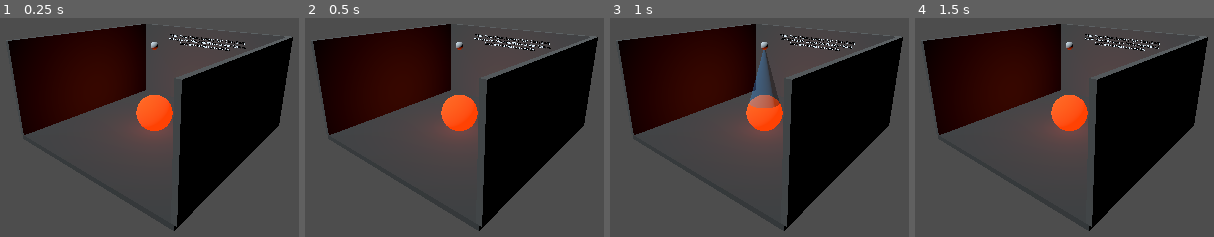
Above: before the commit, frames 1-4 (left to right).
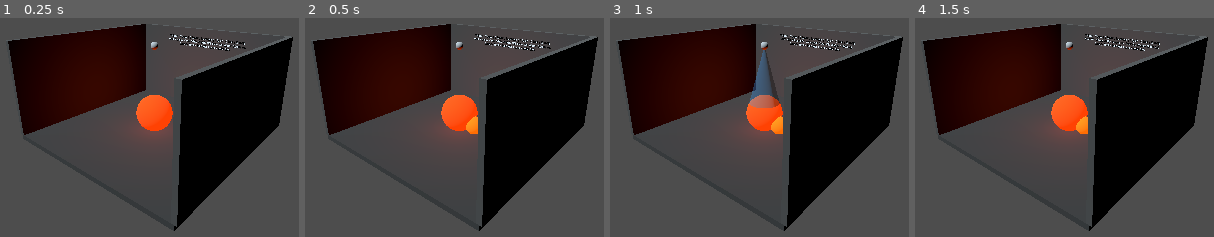
Above: after the commit, the same moments.

Repository: kblood/GameSystems
Game: Godot game, scene res://demos/sprinkler_fire/fire_station_demo.tscn
Two runs of this game, one before a commit and one after it. Both use one fixed random seed, a clock stepped at 60 frames per second and the inputs below. The project has no main scene, so this scene is started directly.
Inputs:
- Up to frame 1 (0.25 s): no input
- Up to frame 2 (0.5 s): no input
- Up to frame 3 (1 s): tap Enter at 0.5 s; tap F at 0.6 s
- Up to frame 4 (1.5 s): tap Space at 1.25 s; tap V at 1.35 s

Frame 1 is identical in both runs. In frame 2, 0.3% of the frame differs, in the area x 53-58%, y 44-53%; in frame 3, 0.3%; in frame 4, 0.3%.

Commit message:
Compose spatial spread into fire station demo

Diff:
--- a/godot/demos/sprinkler_fire/fire_station_demo.gd
+++ b/godot/demos/sprinkler_fire/fire_station_demo.gd
@@ -2,6 +2,7 @@
 ## Small runnable composition of the native thermal, supply, battery, pump and sprinkler kernels.
 
 const Thermal = preload("res://addons/gs_thermal/gs_thermal_system.gd")
+const FireSpread = preload("res://addons/gs_fire_spread/gs_spatial_fire_spread_system.gd")
 const SupplyTank = preload("res://addons/gs_resource_adapters/gs_supply_tank.gd")
 const Sprinklers = preload("res://addons/gs_sprinklers/gs_sprinkler_system.gd")
 const Electricity = preload("res://addons/gs_electricity/gs_electricity_system.gd")
@@ -9,6 +10,7 @@
 
 const ROOM_ID := &"demo-room"
 const FIRE_ID := &"burning-pallet"
+const SPREAD_FIRE_ID := &"nearby-crate"
 const HEAD_ID := &"ceiling-head"
 const SUPPLY_ID := &"water-tank"
 const BATTERY_ID := &"pump-battery"
@@ -18,6 +20,7 @@
 const WATER_CAPACITY_ML := 20000.0
 
 var thermal: RefCounted
+var fire_spread: RefCounted
 var tank: RefCounted
 var battery: RefCounted
 var pump: RefCounted
@@ -32,6 +35,7 @@
 var _spray_visual: MeshInstance3D
 var _fire_visual: MeshInstance3D
 var _fire_light: OmniLight3D
+var _spread_fire_visual: MeshInstance3D
 
 
 func _ready() -> void:
@@ -42,6 +46,12 @@
 	thermal.add_object(FIRE_ID, {"room_id": ROOM_ID, "position": Vector3.ZERO,
 		"temperature_c": 450.0, "ignition_c": 250.0, "heat_capacity_kj_c": 8.0,
 		"flammability": 0.9, "fuel": 300.0, "burn_rate": 2.0, "heat_kj_per_fuel": 18.0})
+	thermal.add_object(SPREAD_FIRE_ID, {"room_id": ROOM_ID, "position": Vector3(0.8, 0.0, 0.0),
+		"temperature_c": 20.0, "ignition_c": 240.0, "heat_capacity_kj_c": 0.001,
+		"flammability": 1.0, "fuel": 80.0, "burn_rate": 1.0, "heat_kj_per_fuel": 16.0})
+	fire_spread = FireSpread.new(thermal)
+	fire_spread.register_object(FIRE_ID)
+	fire_spread.register_object(SPREAD_FIRE_ID)
 	tank = SupplyTank.new(WATER_CAPACITY_ML, {"water": WATER_CAPACITY_ML})
 	electricity = Electricity.new()
 	electricity.add(BATTERY_ID, {"kind": &"battery", "a": &"battery+", "b": &"ground",
@@ -63,7 +73,7 @@
 	sprinklers.register_supply(SUPPLY_ID, tank)
 	sprinklers.set_power_provider(pump)
 	sprinklers.add_head(HEAD_ID, {"room_id": ROOM_ID, "supply_id": SUPPLY_ID,
-		"target_ids": [FIRE_ID], "position": Vector3(0.0, 3.0, 0.0), "flow_ml_s": 240.0,
+		"target_ids": [FIRE_ID, SPREAD_FIRE_ID], "position": Vector3(0.0, 3.0, 0.0), "flow_ml_s": 240.0,
 		"trigger_temperature_c": 70.0, "response_seconds": 1.5, "range_m": 4.0})
 	_update_status()
 
@@ -93,8 +103,32 @@
 	var shared_budget := minf(Thermal.MAX_FRAME_DELTA - thermal_pending,
 		Sprinklers.MAX_FRAME_DELTA - sprinkler_pending)
 	if delta > shared_budget: return {"ok": false, "reason": &"frame_budget"}
-	var fire_result: Dictionary = thermal.step(delta)
-	var sprinkler_result: Dictionary = sprinklers.step(delta)
+	var fire_result := {"ok": true, "steps": 0, "pending_seconds": thermal_pending, "events": []}
+	var sprinkler_result := {"ok": true, "steps": 0, "pending_seconds": sprinkler_pending, "events": []}
+	var spread_steps := 0
+	var remaining := delta
+	var thermal_debt := thermal_pending
+	var sprinkler_debt := sprinkler_pending
+	while remaining > 1.0e-9:
+		var slice := minf(remaining, minf(Thermal.FIXED_STEP - thermal_debt,
+			Sprinklers.FIXED_STEP - sprinkler_debt))
+		var tick: Dictionary = thermal.step(slice)
+		if not tick.get("ok", false): return {"ok": false, "reason": &"thermal_tick"}
+		fire_result.steps += int(tick.get("steps", 0))
+		fire_result.pending_seconds = float(tick.get("pending_seconds", 0.0))
+		fire_result.events.append_array(tick.get("events", []))
+		thermal_debt = fire_result.pending_seconds
+		remaining = maxf(0.0, remaining - slice)
+		if int(tick.get("steps", 0)) == 1:
+			var spread_tick: Dictionary = fire_spread.step(Thermal.FIXED_STEP)
+			if not spread_tick.get("ok", false): return {"ok": false, "reason": &"spread_tick"}
+			spread_steps += 1
+		var sprinkler_tick: Dictionary = sprinklers.step(slice)
+		if not sprinkler_tick.get("ok", false): return {"ok": false, "reason": &"sprinkler_tick"}
+		sprinkler_result.steps += int(sprinkler_tick.get("steps", 0))
+		sprinkler_result.pending_seconds = float(sprinkler_tick.get("pending_seconds", 0.0))
+		sprinkler_result.events.append_array(sprinkler_tick.get("events", []))
+		sprinkler_debt = sprinkler_result.pending_seconds
 	last_spray_ml = 0.0
 	for event: Dictionary in sprinkler_result.get("events", []):
 		if event.get("type") == &"spray": last_spray_ml += float(event.ml)
@@ -106,7 +140,7 @@
 	_sync_fire_visual()
 	_update_status()
 	return {"ok": fire_result.ok and sprinkler_result.ok, "thermal": fire_result,
-		"sprinklers": sprinkler_result, "spray_ml": last_spray_ml}
+		"sprinklers": sprinkler_result, "spray_ml": last_spray_ml, "spread_steps": spread_steps}
 
 
 func trigger_head() -> bool:
@@ -154,7 +188,8 @@
 
 func demo_state() -> Dictionary:
 	if thermal == null or sprinklers == null: return {}
-	return {"fire": thermal.object_state(FIRE_ID), "room": thermal.room_state(ROOM_ID),
+	return {"fire": thermal.object_state(FIRE_ID), "spread_fire": thermal.object_state(SPREAD_FIRE_ID),
+		"room": thermal.room_state(ROOM_ID),
 		"supply": tank.state(), "battery": battery.state(), "pump": pump.state(),
 		"head": sprinklers.head_state(HEAD_ID), "valve_open": valve_open,
 		"main_switch_on": main_switch_on, "fault_switch_on": fault_switch_on,
@@ -170,6 +205,8 @@
 	add_child(_box(Vector3(0.2, 4.0, 8.0), Vector3(4.0, 2.0, 0.0), Color(0.29, 0.31, 0.32)))
 	_fire_visual = _sphere(0.75, Vector3(0.0, 0.8, 0.0), Color(1.0, 0.26, 0.035), true)
 	add_child(_fire_visual)
+	_spread_fire_visual = _sphere(0.38, Vector3(0.8, 0.45, 0.0), Color(1.0, 0.43, 0.04), true)
+	add_child(_spread_fire_visual)
 	_fire_light = OmniLight3D.new()
 	_fire_light.position = Vector3(0.0, 1.0, 0.0)
 	_fire_light.light_color = Color(1.0, 0.26, 0.06)
@@ -200,9 +237,11 @@
 
 func _sync_fire_visual() -> void:
 	var state: Dictionary = thermal.object_state(FIRE_ID)
+	var spread_state: Dictionary = thermal.object_state(SPREAD_FIRE_ID)
 	var burning := bool(state.get("burning", false))
 	_fire_visual.visible = burning
 	_fire_light.visible = burning
+	_spread_fire_visual.visible = bool(spread_state.get("burning", false))
 	if burning:
 		var size := 0.65 + minf(0.4, float(state.fuel) / 750.0)
 		_fire_visual.scale = Vector3.ONE * size
--- a/godot/demos/sprinkler_fire/fire_station_demo_tests.gd
+++ b/godot/demos/sprinkler_fire/fire_station_demo_tests.gd
@@ -18,6 +18,31 @@
 	case_result(initial.fire.burning and initial.supply.components.water == 20000.0
 		and initial.battery.energy_wh == 180.0 and not initial.fuse_blown,
 		"scene composes an active fire, finite water supply and fused battery circuit")
+	var spread_demo: Node3D = DemoScene.instantiate()
+	root.add_child(spread_demo)
+	var spread_result: Dictionary = spread_demo.advance(0.3)
+	case_result(spread_result.ok and spread_result.spread_steps == 6
+		and spread_demo.demo_state().spread_fire.burning,
+		"spatial fire adapter spreads from the burning pallet to the nearby crate on fixed ticks")
+	spread_demo.queue_free()
+	var batched_demo: Node3D = DemoScene.instantiate()
+	var partitioned_demo: Node3D = DemoScene.instantiate()
+	root.add_child(batched_demo)
+	root.add_child(partitioned_demo)
+	batched_demo.trigger_head()
+	partitioned_demo.trigger_head()
+	var batched_result: Dictionary = batched_demo.advance(0.3)
+	var partitioned_ok := true
+	for _frame in 3:
+		partitioned_ok = partitioned_ok and bool(partitioned_demo.advance(0.1).ok)
+	case_result(batched_result.ok and partitioned_ok
+		and batched_demo.thermal.checkpoint() == partitioned_demo.thermal.checkpoint()
+		and batched_demo.sprinklers.checkpoint() == partitioned_demo.sprinklers.checkpoint()
+		and batched_demo.tank.checkpoint() == partitioned_demo.tank.checkpoint()
+		and batched_demo.electricity.checkpoint() == partitioned_demo.electricity.checkpoint(),
+		"thermal spread, sprinkler flow and shared grid are invariant to 0.3 s versus 3 x 0.1 s host frames")
+	batched_demo.queue_free()
+	partitioned_demo.queue_free()
 	var automatic_demo: Node3D = DemoScene.instantiate()
 	root.add_child(automatic_demo)
 	for _tick in 20:
Not shown, changed: docs/improvement_backlog.md
Not shown, changed: godot/demos/sprinkler_fire/README.md
